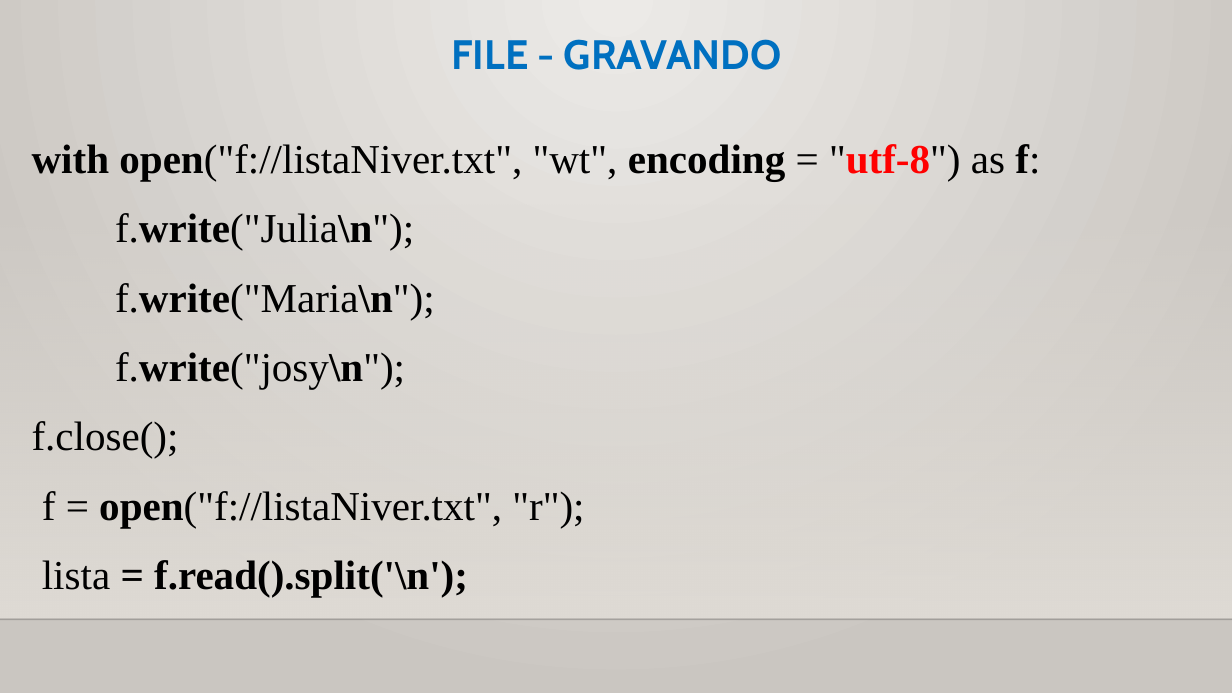
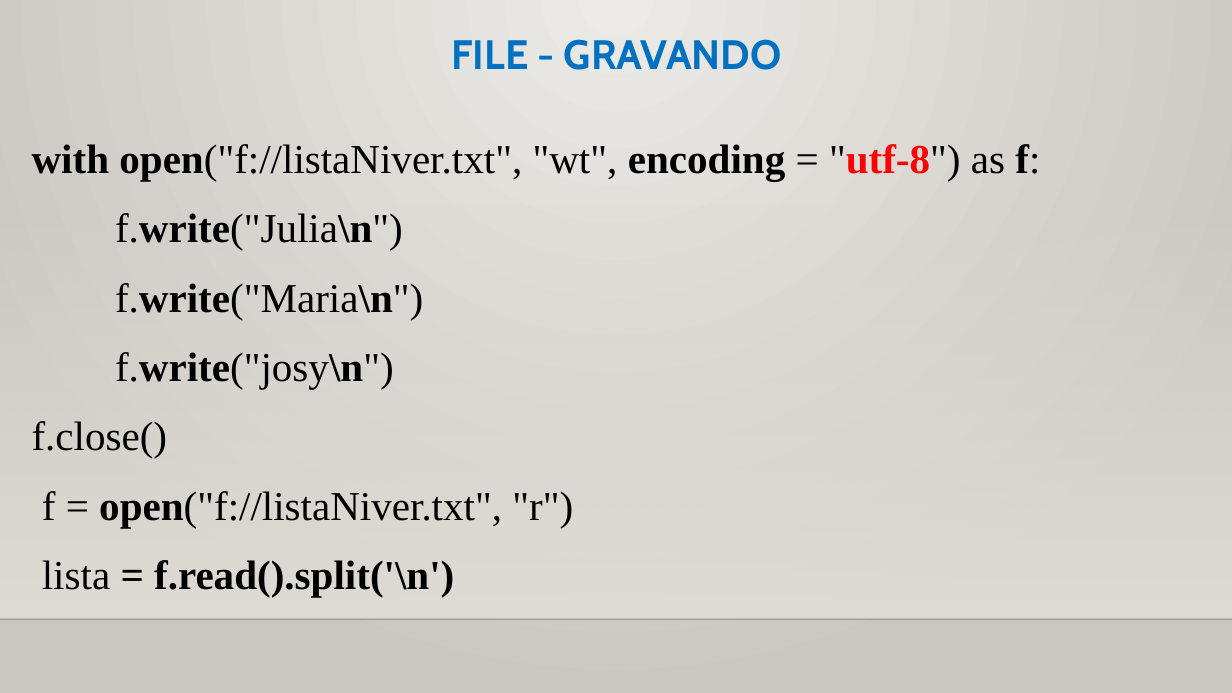
Before and after one commit to CloudEducationBrazil/WydenUniRuyPythonRAD, a slide deck: slide 21 of 01 Classes/Aula 10 RAD Python - Arquivos e JSON.pptx. Drawn at 1232x693 pixels with LibreOffice and Linux fonts; fonts in the diff are those of the drawing; background and template pictures are left out. Boxes give left, top, right and bottom in pixels: in the first picture for what was removed or moved away, otherwise in the second. Text is boxed around its words. In the diff, an @@ line names an element or a change of style, - is before the commit and + after.

```diff
--- a/01 Classes/Aula 10 RAD Python - Arquivos e JSON.pptx
+++ b/01 Classes/Aula 10 RAD Python - Arquivos e JSON.pptx
@@ text at [32, 213, 573, 597]: text changed @@
-  f.write("Julia\n");
-  f.write("Maria\n");
-  f.write("josy\n");
-  f.close();
-  f = open("f://listaNiver.txt", "r");
-  lista = f.read().split('\n');
+  f.write("Julia\n")
+  f.write("Maria\n")
+  f.write("josy\n")
+  f.close()
+  f = open("f://listaNiver.txt", "r")
+  lista = f.read().split('\n')
```
Also in this commit, not shown: 15 other slides changed, 7 other files.
